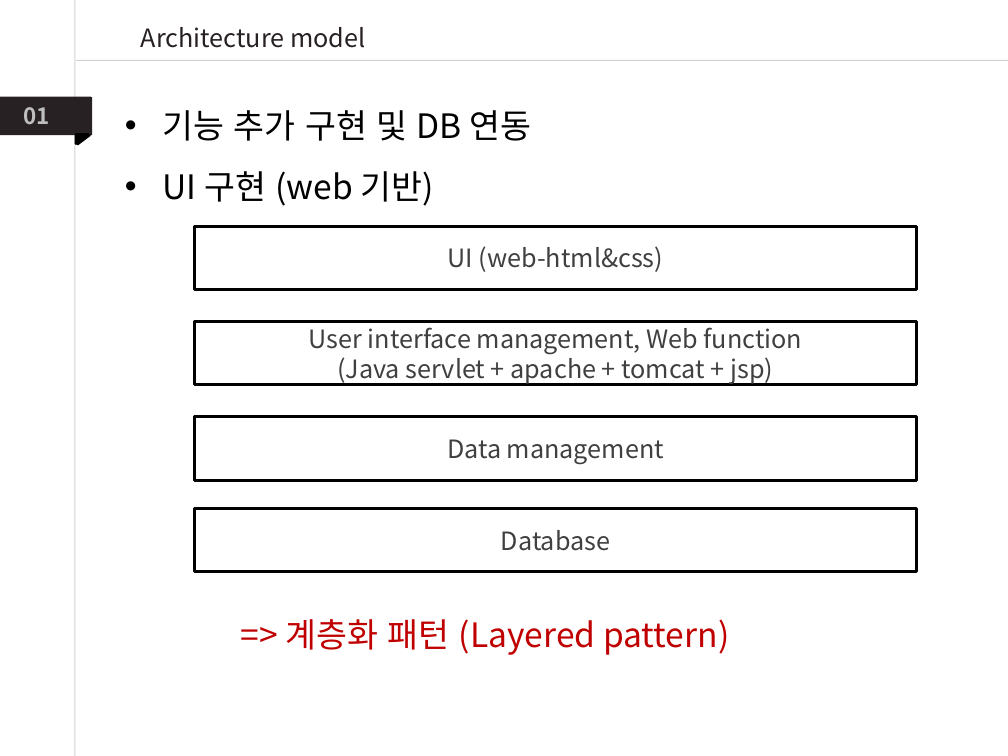
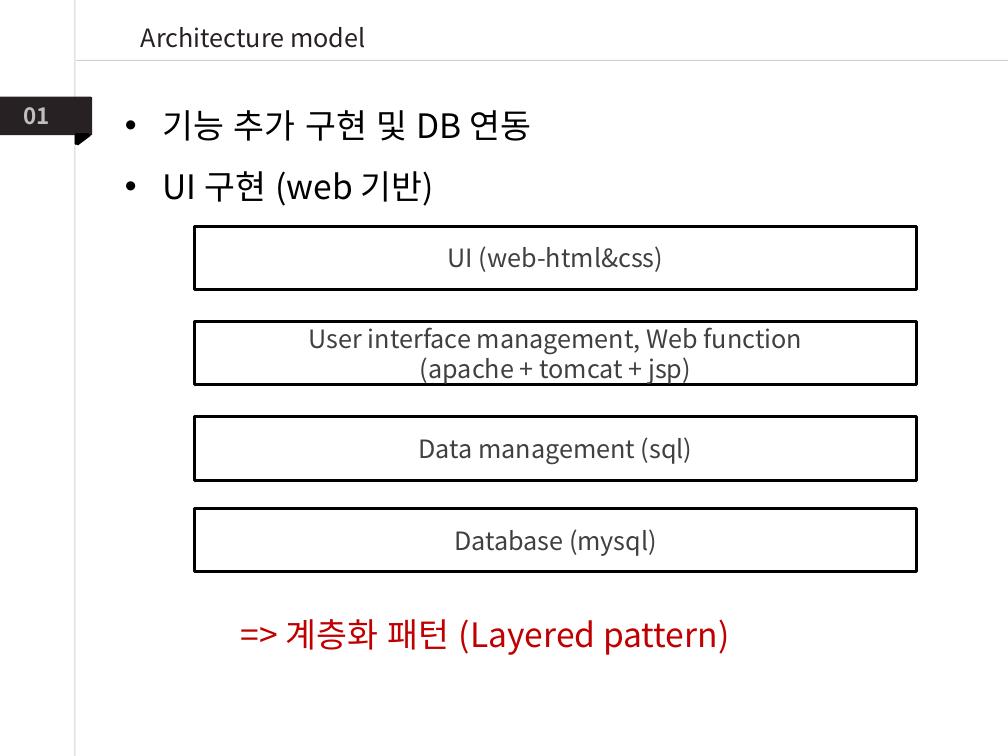
Before and after one commit to DaeunYoon/6team, a slide deck: slide 19 of 6조 발표자료.pptx (slide 16 before the commit). Drawn at 1008x756 pixels with LibreOffice and Linux fonts; fonts in the diff are those of the drawing. Boxes give left, top, right and bottom in pixels: in the first picture for what was removed or moved away, otherwise in the second. Text is boxed around its words. In the diff, an @@ line names an element or a change of style, - is before the commit and + after.

```diff
--- a/6조 발표자료.pptx
+++ b/6조 발표자료.pptx
@@ text in rectangle at (420,352,691,384): text changed @@
-(Java servlet + apache + tomcat + jsp)
+(apache + tomcat + jsp)
@@ text in rectangle at (418,437,693,464): text changed @@
-Data management
+Data management (sql)
@@ text in rectangle at (454,529,657,556): text changed @@
-Database
+Database (mysql)
```
Also in this commit, not shown: 2 other slides changed, 3 slides added.
